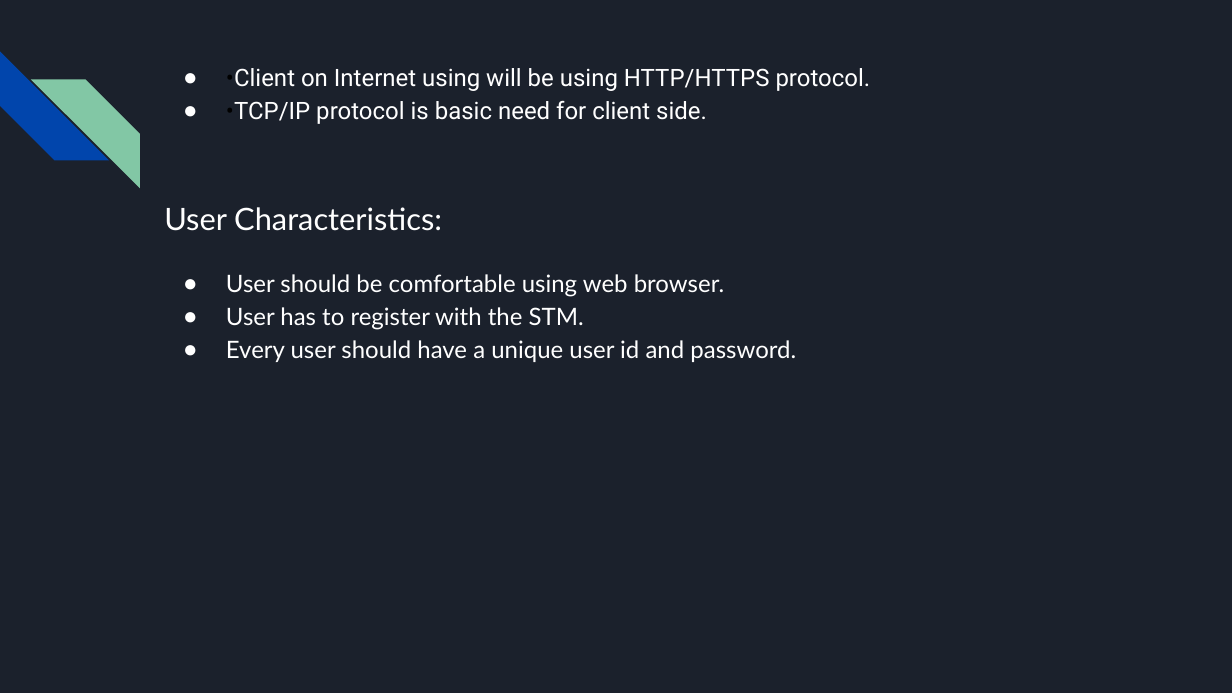
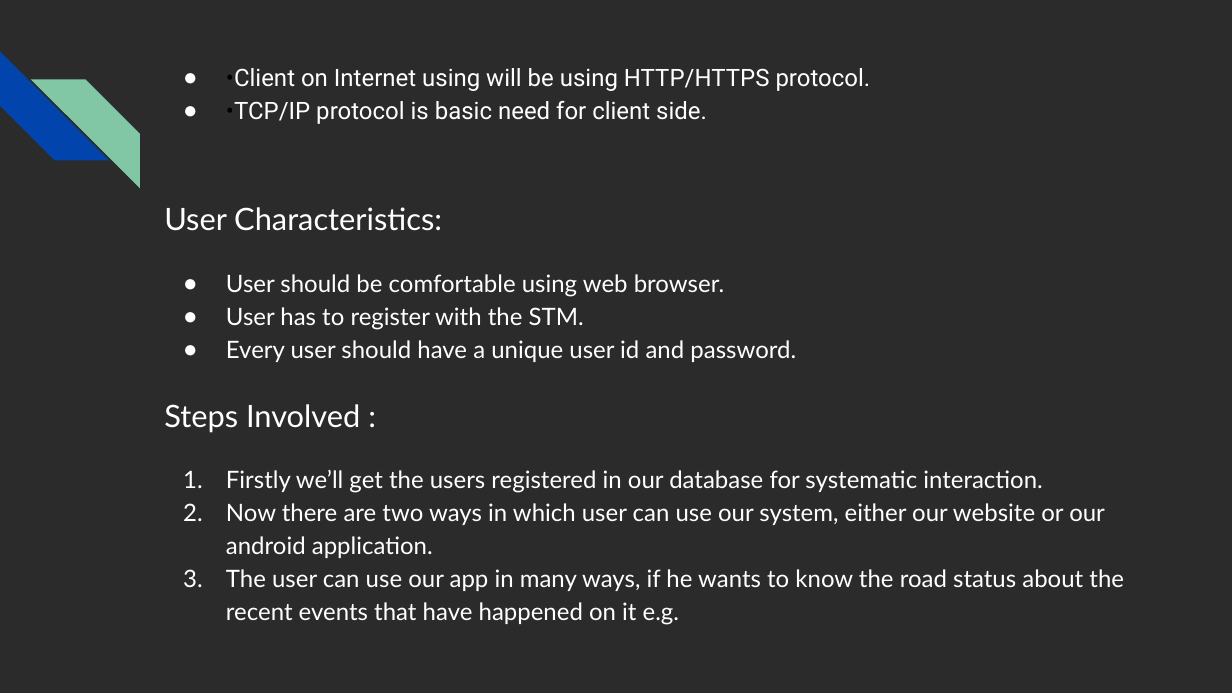
Before and after one commit to rhnmht30/endeavour-hackathon, a slide deck: slide 8 of Untitled presentation.pptx. Drawn at 1232x693 pixels with LibreOffice and Linux fonts; fonts in the diff are those of the drawing; background and template pictures are left out; a plain dark background stands for a picture behind light text. Boxes give left, top, right and bottom in pixels: in the first picture for what was removed or moved away, otherwise in the second. Text is boxed around its words. In the diff, an @@ line names an element or a change of style, - is before the commit and + after.

```diff
--- a/Untitled presentation.pptx
+++ b/Untitled presentation.pptx
@@ background #1B212C to picture (left out) @@
@@ text at (x1=164, y1=404, x2=1124, y2=625): paragraphs added @@
+Steps Involved :
+1. Firstly we’ll get the users registered in our database for systematic interaction.
+2. Now there are two ways in which user can use our system, either our website or our android application.
+3. The user can use our app in many ways, if he wants to know the road status about the recent events that have happened on it e.g.
```
Also in this commit, not shown: 5 other slides changed, 3 slides added.
